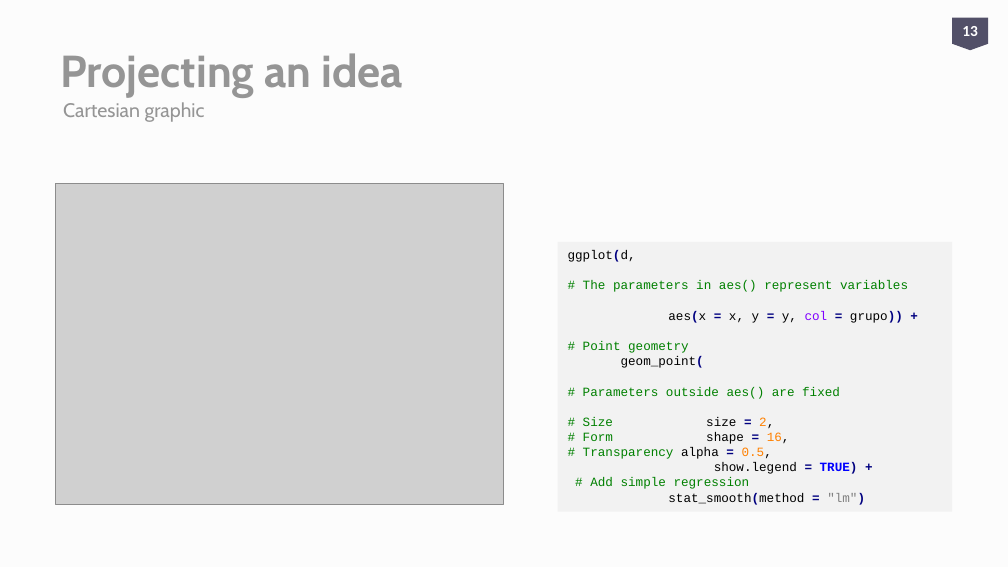
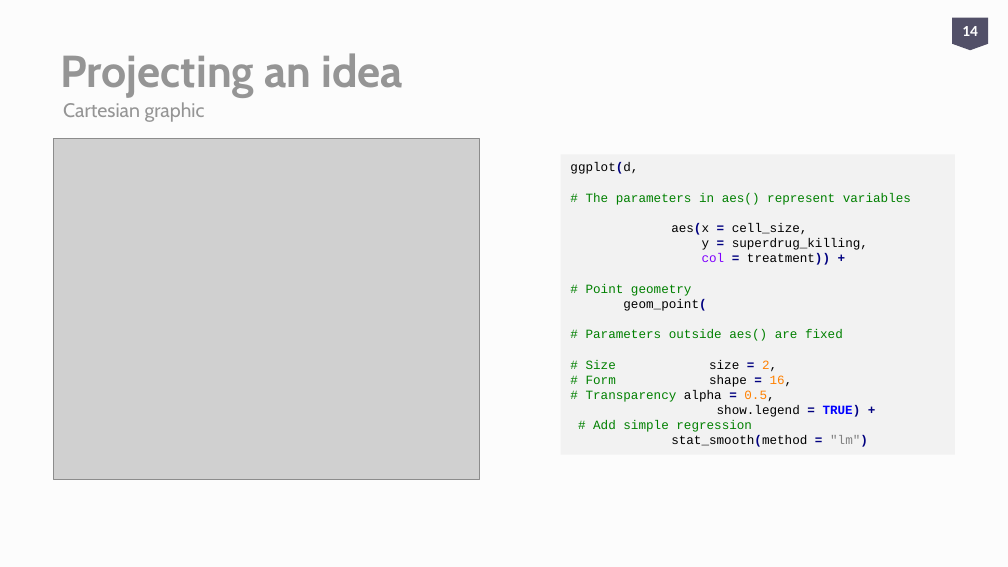
Before and after one commit to aweimann/floto-lab-learning-bioinformatics, a slide deck: slide 14 of presentations/R_worskshop_Statistics_analysisENG.pptx (slide 13 before the commit). Drawn at 1008x567 pixels with LibreOffice and Linux fonts; fonts in the diff are those of the drawing; grey boxes stand for pictures. Boxes give left, top, right and bottom in pixels: in the first picture for what was removed or moved away, otherwise in the second. Text is boxed around its words. In the diff, an @@ line names an element or a change of style, - is before the commit and + after.

```diff
--- a/presentations/R_worskshop_Statistics_analysisENG.pptx
+++ b/presentations/R_worskshop_Statistics_analysisENG.pptx
@@ page number at [962, 26, 978, 36]: text changed @@
-13
+14
@@ picture: place and size @@
-picture at [55, 183, 504, 504]
+picture at [53, 138, 480, 479]
@@ rectangle "ggplot(d,": place and size @@
-rectangle "ggplot(d," at [557, 242, 952, 512]
+rectangle "ggplot(d," at [560, 154, 955, 455]
@@ text in rectangle at [671, 223, 868, 265]: text changed @@
-aes(x = x, y = y, col = grupo)) +
+aes(x = cell_size,
+y = superdrug_killing,
+col = treatment)) +
```
Also in this commit, not shown: 12 other slides changed, 2 other files.
